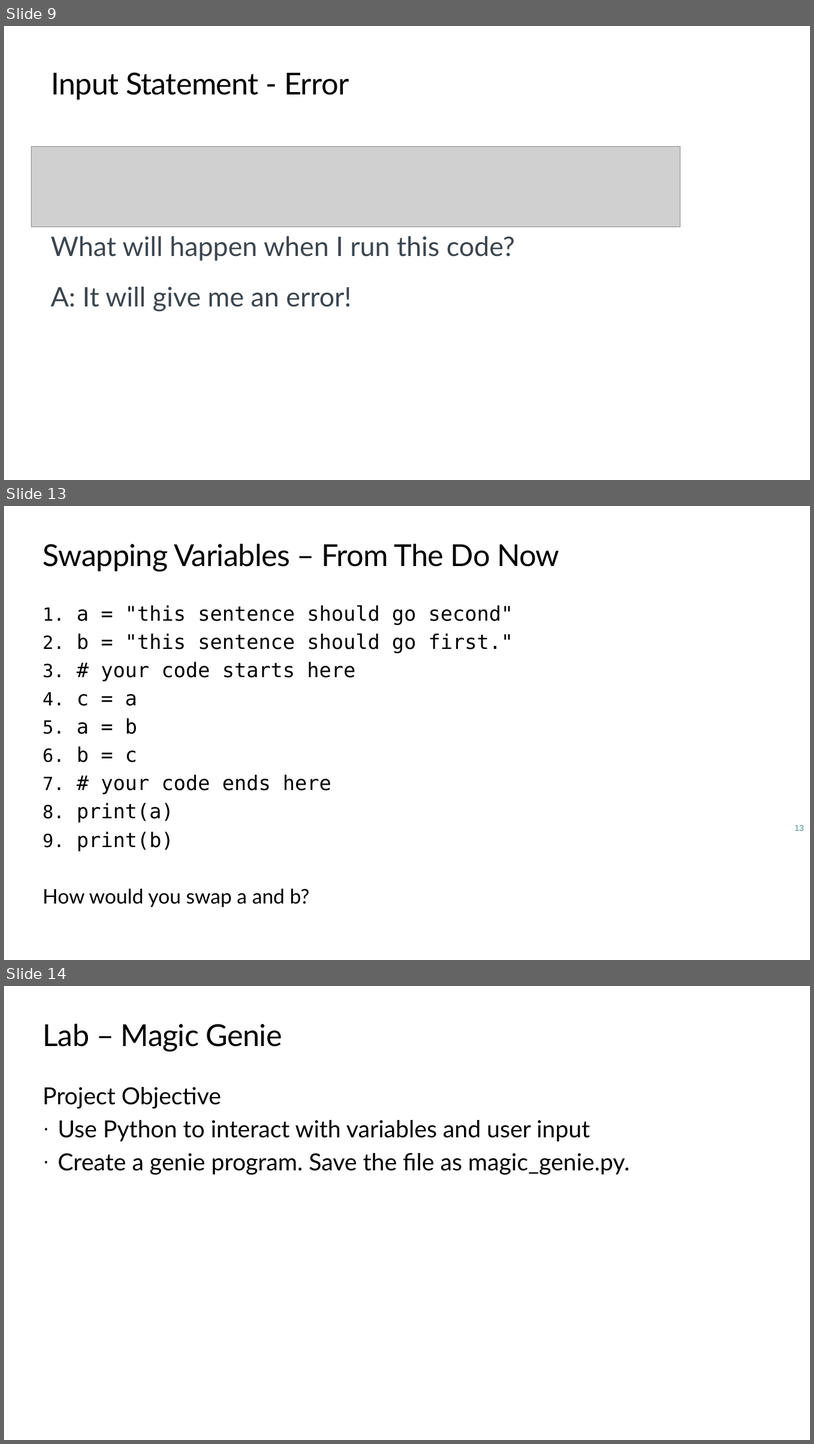
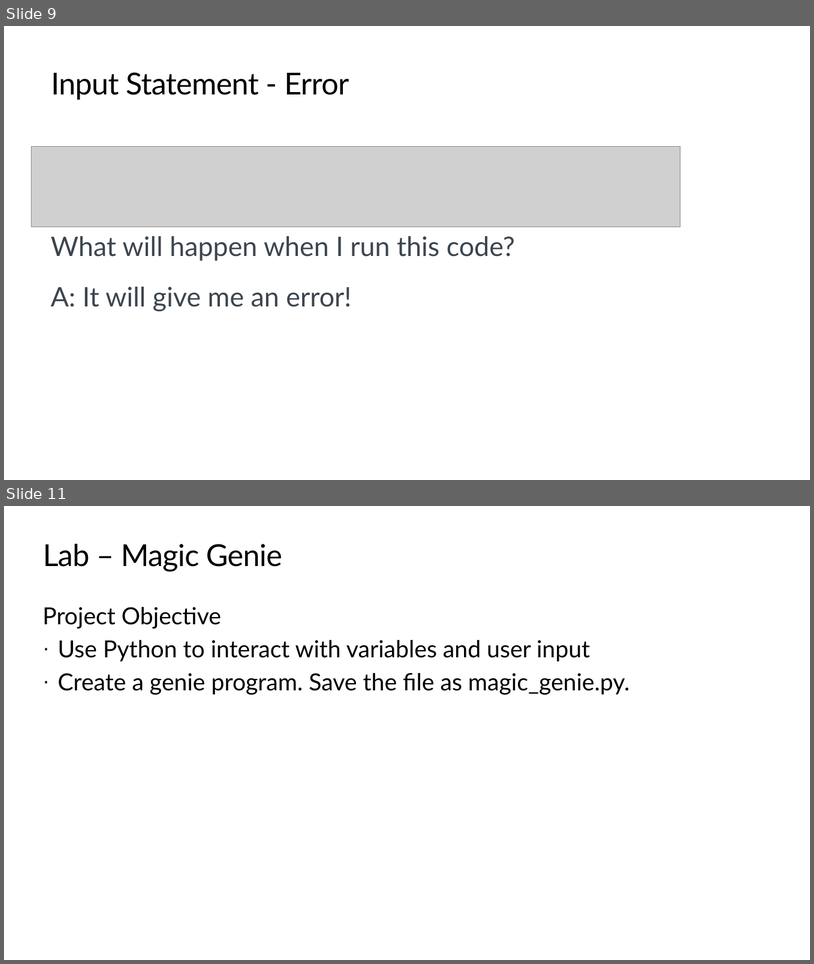
Before and after one commit to TEALSK12/2nd-semester-introduction-to-computer-science, a slide deck: units/1_unit/slidedecks/Intro Python 1.04 TEALS.pptx. Shown one above the other, each under a label of ours: slides 9, 13 and 14 before the commit, slides 9 and 11 after it; the slides between them are not shown. The pictures are 814x1444 and 814x964 pixels, drawn with LibreOffice and Linux fonts; fonts in the diff are those of the drawing; grey boxes stand for pictures; background and template pictures are left out. Boxes give left, top, right and bottom in pixels: in the first picture for what was removed or moved away, otherwise in the second. Text is boxed around its words. In the diff, an @@ line names an element or a change of style, - is before the commit and + after.

```diff
--- a/units/1_unit/slidedecks/Intro Python 1.04 TEALS.pptx
+++ b/units/1_unit/slidedecks/Intro Python 1.04 TEALS.pptx
@@ slide 13 removed at (4,506,810,960), background #FFFFFF @@
@@ title removed at (43,544,560,571) @@
-Swapping Variables – From The Do Now
@@ text removed at (42,605,514,907) @@
-1. a = "this sentence should go second"
-2. b = "this sentence should go first."
-3. # your code starts here
-4. c = a
-5. a = b
-6. b = c
-7. # your code ends here
-8. print(a)
-9. print(b)
-How would you swap a and b?
@@ page number removed at (795,825,804,831) @@
-13
@@ what was slide 14 is now slide 11 @@
```
Also in this commit, not shown: 1 slide changed, 2 other slides removed, 4 other files.
